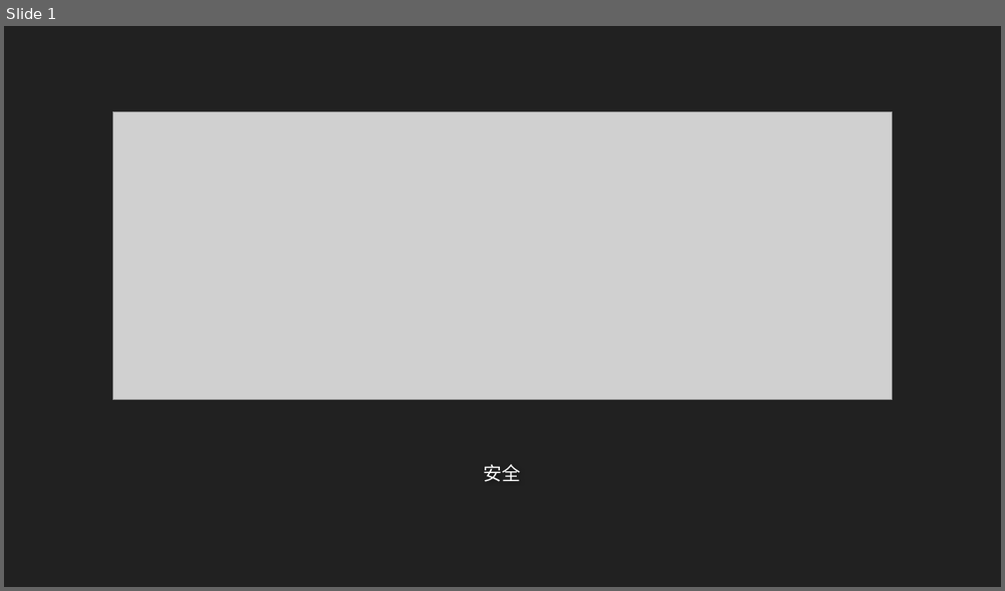
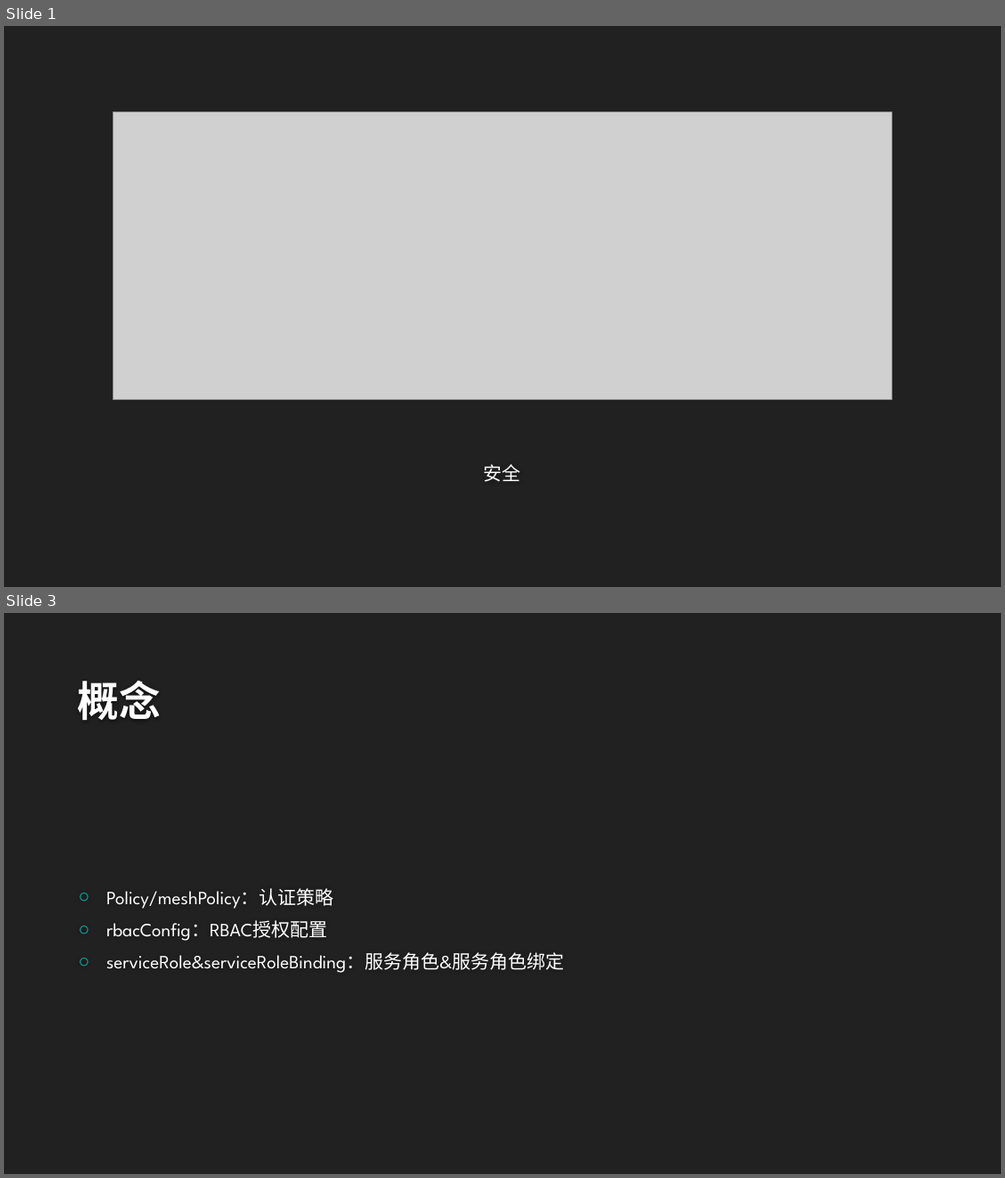
Before and after one commit to airuitian/CloudNative, a slide deck: servicemesh/mesh005.pptx. Shown one above the other, each under a label of ours: slide 1 before the commit, slides 1 and 3 after it; the slides between them are not shown. The pictures are 1005x591 and 1005x1178 pixels, drawn with LibreOffice and Linux fonts; fonts in the diff are those of the drawing; grey boxes stand for pictures; background and template pictures are left out. Boxes give left, top, right and bottom in pixels: in the first picture for what was removed or moved away, otherwise in the second. Text is boxed around its words. In the diff, an @@ line names an element or a change of style, - is before the commit and + after.

```diff
--- a/servicemesh/mesh005.pptx
+++ b/servicemesh/mesh005.pptx
@@ slide 3 added at (4,613,1001,1174), background #212121 @@
@@ title added at (78,680,161,720), 40 pt, text #FEFEFE, bold @@
+概念
@@ text added at (106,888,564,973), 18 pt, text #FFFFFF @@
+○ Policy/meshPolicy：认证策略
+○ rbacConfig：RBAC授权配置
+○ serviceRole&serviceRoleBinding：服务角色&服务角色绑定
```
Also in this commit, not shown: 23 other slides added, 24 other files.
